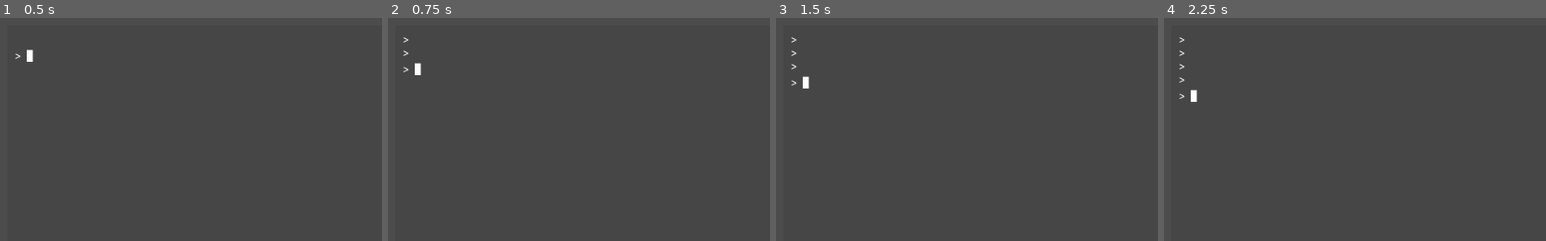
Above: before the commit, frames 1-4 (left to right).
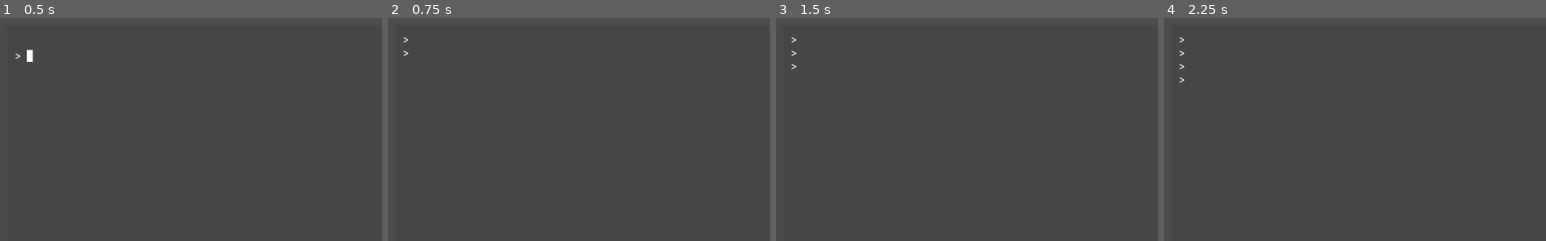
Above: after the commit, the same moments.

Repository: drageryd/godot-cli
Game: Godot game, scene res://console.tscn
Same seed, same stepped clock (60 frames per second), same inputs: the game is played once before the commit and once after it.
Inputs:
- Up to frame 1 (0.5 s): no input
- Up to frame 2 (0.75 s): tap Enter at 0.5, 0.6 s; hold Right from 0.53 s (still down)
- Up to frame 3 (1.5 s): tap Space at 1.25 s; release Right at 1.28 s; hold Down from 1.28 s (still down); tap Enter at 1.35 s
- Up to frame 4 (2.25 s): tap Enter at 2 s; release Down at 2.03 s; hold Right from 2.03 s (still down); tap Backspace at 2.1 s
The pictures show only the part of the screen within x 0-50%, y 0-50%; the shares and areas given below are measured in that part.

Frame 1 is identical in both runs. In frame 2, 0.1% of the frame differs, in the area x 4-9%, y 20-26%; in frame 3, 0.1%; in frame 4, 0.1%.
Error before the commit: Invalid get index '0' (on base: 'PoolStringArray'). (res://commands.gd:9)

Commit message:
Added streams for stdio
A basic class for stream, this will have to be expanded later when we
will be writing to files as well but it's a start. Now commands the
output from one command can be piped to the input of the next and
finally printed to the console.

Diff:
--- a/command_thread.gd
+++ b/command_thread.gd
@@ -1,28 +1,59 @@
 var _thread = Thread.new()
-var _thread_lock = Mutex.new()
+var _thread_busy = false
 var _commands = load("commands.gd").new()
+
+const Stream = preload("stream.gd")
+var stdin = Stream.new()
+var stdout = Stream.new()
+var stderr = Stream.new()
 
 # Run is called from the command line and holds the command to execute
 func run(command):
 	# Can the thread be joined
-	if _thread_lock.try_lock() == OK:
+	if _thread_busy:
+		print("Thread is already running")
+	else:
+		# Reserve the thread before starting it
+		_thread_busy = true
 		_thread.wait_to_finish()
 		_thread.start(self, "_thread_main", command)
-		_thread_lock.unlock()
-	else:
-		print("Thread is already running")
+
+func is_busy():
+	return _thread_busy
 
 # Thread main runs the command string
 func _thread_main(command):
 	print("Thread running ", command, " ", OS.get_ticks_msec())
-	# Lock thread
-	_thread_lock.lock()
+
+	# Create new streams
+	stdin = Stream.new()
+	stdout = Stream.new()
+	stderr = Stream.new()
+	var stdpipe = Stream.new()
+
 	# Split at every pipe
-	for c in command.split("|"):
-		var args = c.split(" ", false)
-		_commands.call_command(args)
-	# Unlock the thread when done
-	_thread_lock.unlock()
+	var command_list = command.split("|")
+	for i in range(len(command_list)):
+		# Every loop except the first reads from the previous stream
+		if i != 0:
+			stdin = stdpipe
+		# Every loop except the last writes to a new pipe stream
+		if i < command_list.size() - 1:
+			stdpipe = Stream.new()
+		else:
+			# Use a reference to stdout
+			stdpipe = stdout
+
+		# Split command into an argument list
+		var args = command_list[i].split(" ", false)
+		print(args)
+		print(stdin._stream, stdpipe._stream, stdout._stream)
+		# Call command
+		_commands.call_command(args, stdin, stdpipe, stderr)
+		print(stdin._stream, stdpipe._stream, stdout._stream)
+		OS.delay_msec(1000)
+	# Mark as ready when done
+	_thread_busy = false
 	print("Done ", OS.get_ticks_msec())
 
 func _exit_tree():
--- a/commands.gd
+++ b/commands.gd
@@ -3,15 +3,33 @@
 var _commands = {
 	"test1": funcref(self, "_test1"),
 	"test2": funcref(self, "_test2"),
+	"echo_args": funcref(self, "_echo_args"),
+	"forward_stdin": funcref(self, "_forward_stdin"),
 }
 
-func call_command(args):
+func call_command(args, stdin, stdout, stderr):
+	if len(args) == 0:
+		return
 	if args[0] in _commands:
 		print("CALLING")
-		_commands[args[0]].call_func(args)
+		_commands[args[0]].call_func(args, stdin, stdout, stderr)
 
-func _test1(args):
+func _test1(args, stdin, stdout, stderr):
 	print("Called test1", args)
 
-func _test2(args):
+func _test2(args, stdin, stdout, stderr):
 	print("Called test2", args)
+
+func _echo_args(args, stdin, stdout, stderr):
+	var bytes = str(args).to_ascii()
+	for b in bytes:
+		stdout.write(b)
+		OS.delay_msec(1000)
+	stdout.write(-1)
+
+func _forward_stdin(args, stdin, stdout, stderr):
+	while true:
+		var val = stdin.read()
+		stdout.write(val)
+		if val == -1:
+			break
--- a/console.gd
+++ b/console.gd
@@ -3,19 +3,14 @@
 onready var output_text = $ScrollContainer/VBoxContainer/History
 onready var command_text = $ScrollContainer/VBoxContainer/CurrentCommand
 
-var command_thread
-var command_history
+var command_thread = load("command_thread.gd").new()
+var command_history = load("command_history.gd").new()
 
 # Clear commands at start
 func _ready():
-	# Load the command classes
-	command_thread = load("command_thread.gd").new()
-	command_history = load("command_history.gd").new()
-
 	# Clear console
 	output_text.clear()
 	command_text.clear()
-	update_console()
 
 # Input handler
 func _input(event):
@@ -59,8 +54,9 @@
 		# Unknown command
 		else:
 			print("Got unicode %d" % event.unicode)
-		# Always update console
-		update_console()
+
+func _process(delta):
+	update_console()
 
 # Hide or show the console
 func toggle_console():
@@ -72,8 +68,8 @@
 
 # Get printable characters (only allow ascii)
 func get_printable(unicode):
-	# Printable ascii are within [32,126]
-	if 32 <= unicode and unicode <= 126:
+	# Printable ascii are within [32,126] + 10 (LF)
+	if (32 <= unicode and unicode <= 126) or unicode == 10:
 		# print("Printable character %s" % char(unicode))
 		return char(unicode)
 	else:
@@ -83,17 +79,26 @@
 # Currently only updates the current command to be run
 # TODO: Print output as process runs
 func update_console():
-	# Update command text
-	command_text.text = command_history.get_command(true, true)
+	if command_thread.is_busy():
+		command_text.text = ""
+		for i in range(command_thread.stdout.length()):
+			var val = command_thread.stdout.read()
+			if val == -1:
+				output_text.text += "\n"
+			else:
+				output_text.text += get_printable(val)
+	else:
+		# Update command text
+		command_text.text = command_history.get_command(true, true)
 
 # Run command
 func run_command():
-	print("Run command: %s" % command_history.get_command(false, false))
-	# Run command here
-	if output_text.text.length() > 0:
-		output_text.text += "\n"
-	output_text.text += command_history.get_command(true, false)
-	command_thread.run(command_history.get_command(false, false))
-	# When done
-	if command_history.get_command(false, false) != "":
-		command_history.add_history(command_history.get_command(false, false))
+	var command = command_history.get_command(false, false)
+	print("Run command: %s" % command)
+	# Add indicator and command to console history
+	output_text.text += command_history.get_command(true, false) + "\n"
+	# Add command to command history
+	if command != "":
+		command_history.add_history(command)
+	# Run command
+	command_thread.run(command)
--- /dev/null
+++ b/stream.gd
@@ -0,0 +1,23 @@
+# The purpose of the stream class is to pass data via the stdio from scripts
+# it will be used both when piping two commands and for stdin/stdout
+
+var _stream
+var _mutex
+
+func _init():
+	_stream = []
+	_mutex = Mutex.new()
+
+func write(val):
+	_mutex.lock()
+	_stream.append(val)
+	_mutex.unlock()
+
+func read():
+	_mutex.lock()
+	var c = _stream.pop_front()
+	_mutex.unlock()
+	return c
+
+func length():
+	return _stream.size()
